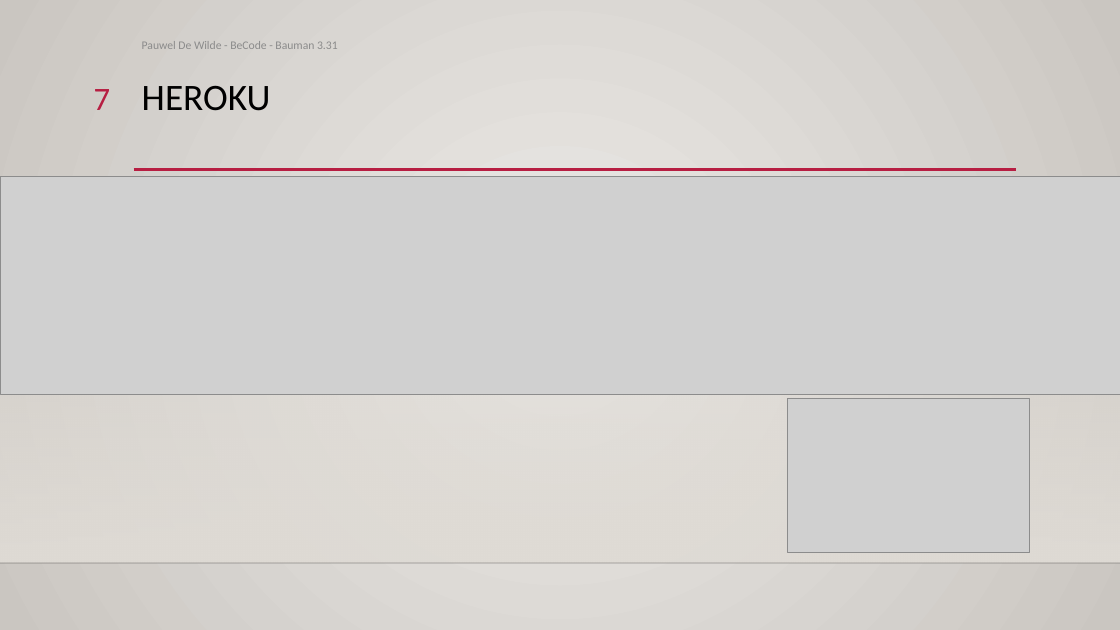
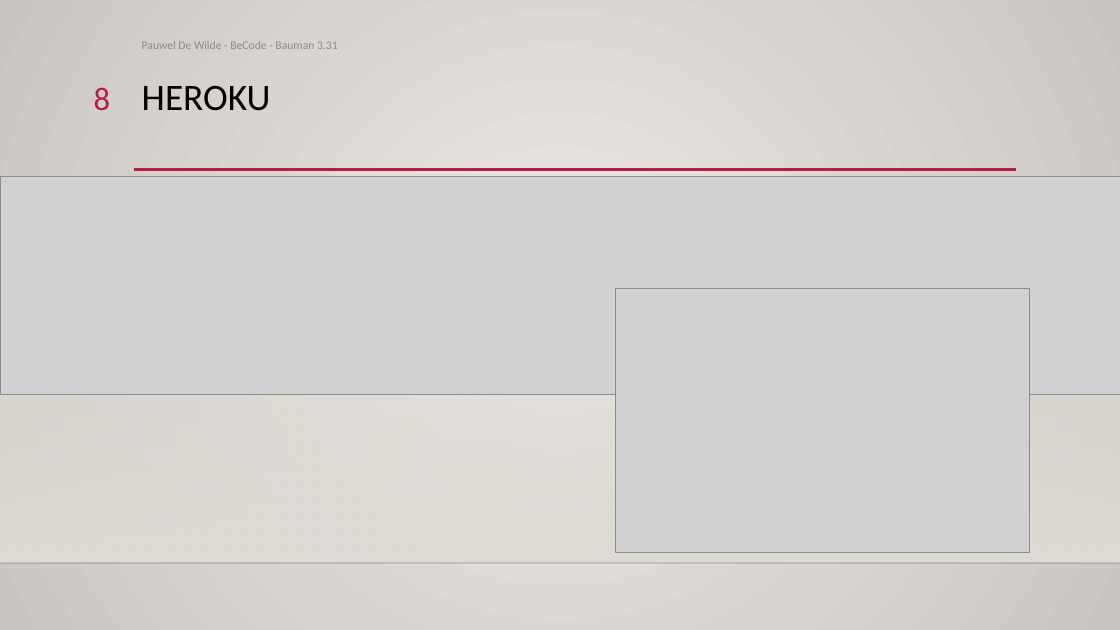
Before and after one commit to Pauwel1/Churn_Deployment, a slide deck: slide 8 of Bank Churners Demo.pptx (slide 7 before the commit). Drawn at 1120x630 pixels with LibreOffice and Linux fonts; fonts in the diff are those of the drawing; grey boxes stand for pictures; background and template pictures are left out. Boxes give left, top, right and bottom in pixels: in the first picture for what was removed or moved away, otherwise in the second. Text is boxed around its words. In the diff, an @@ line names an element or a change of style, - is before the commit and + after.

```diff
--- a/Bank Churners Demo.pptx
+++ b/Bank Churners Demo.pptx
@@ page number at (x1=94, y1=87, x2=111, y2=110): text changed @@
-7
+8
@@ picture resized from (x1=788, y1=398, x2=1031, y2=553) to (x1=616, y1=288, x2=1031, y2=553) @@
```
Also in this commit, not shown: 2 other slides changed, 2 other files.
